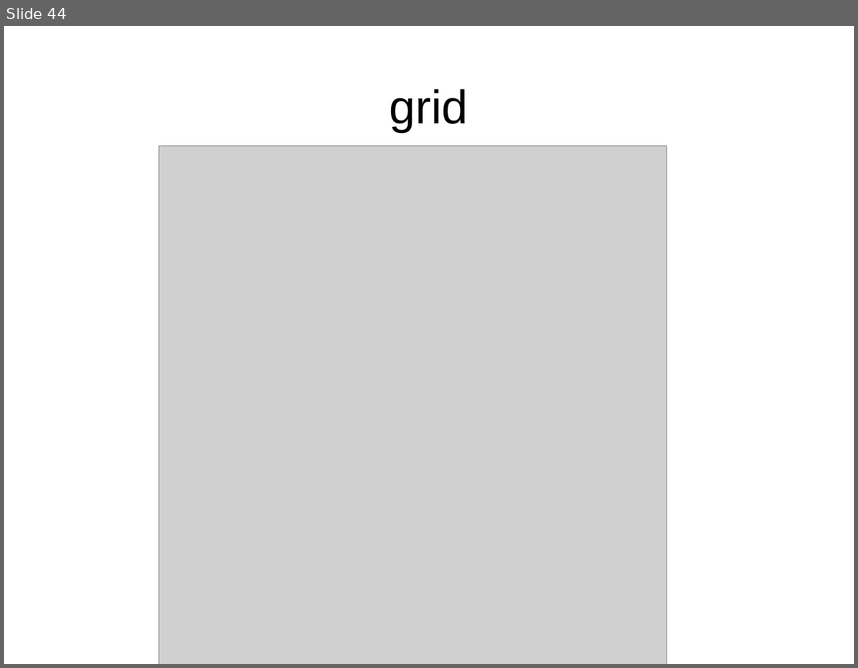
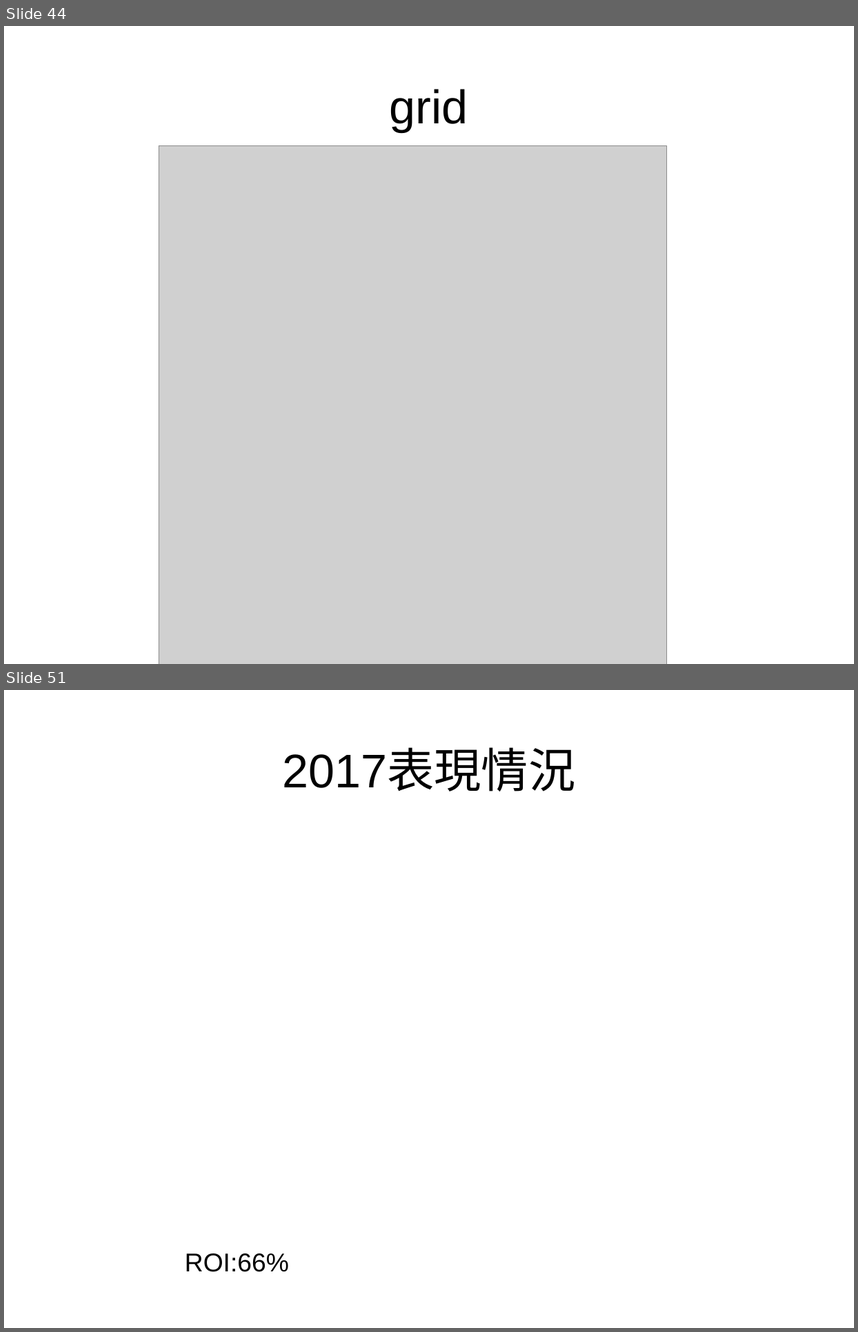
Before and after one commit to ArlenPP/Machin_Learning_Fin, a slide deck: meeting/10_3.odp. Shown one above the other, each under a label of ours: slide 44 before the commit, slides 44 and 51 after it; the slides between them are not shown. The pictures are 858x668 and 858x1332 pixels, drawn with LibreOffice and Linux fonts; fonts in the diff are those of the drawing; grey boxes stand for pictures. Boxes give left, top, right and bottom in pixels: in the first picture for what was removed or moved away, otherwise in the second. Text is boxed around its words. In the diff, an @@ line names an element or a change of style, - is before the commit and + after.

```diff
--- a/meeting/10_3.odp
+++ b/meeting/10_3.odp
@@ slide 51 added at (x1=4, y1=690, x2=854, y2=1328), background #FFFFFF @@
@@ title added at (x1=282, y1=749, x2=575, y2=791), 44 pt, text #000000 @@
+2017表現情況
@@ text added at (x1=185, y1=1253, x2=289, y2=1272), 24 pt, text #000000 @@
+ROI:66%
```
Also in this commit, not shown: 4 slides changed, 13 other slides added, 9 other files.
